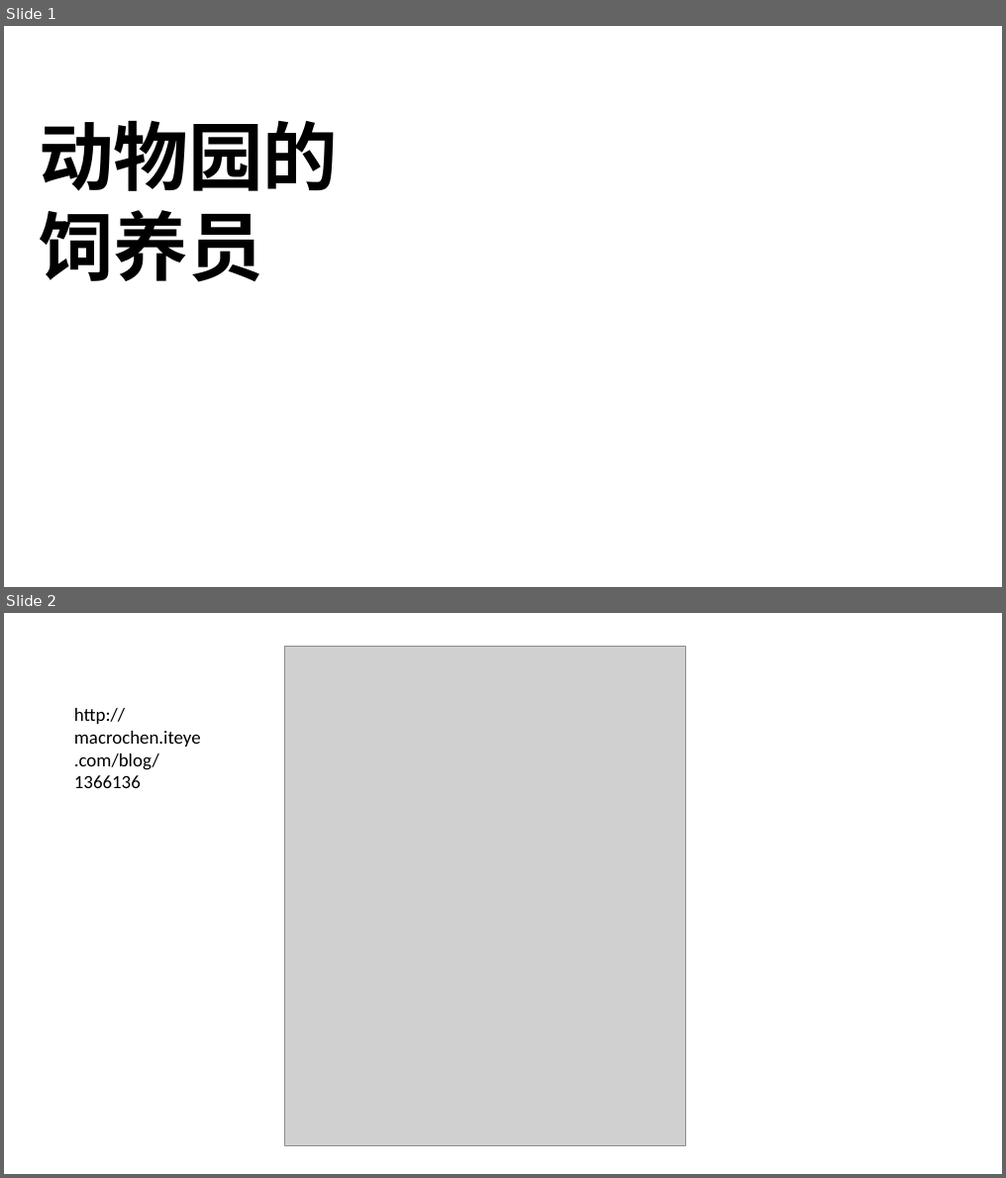
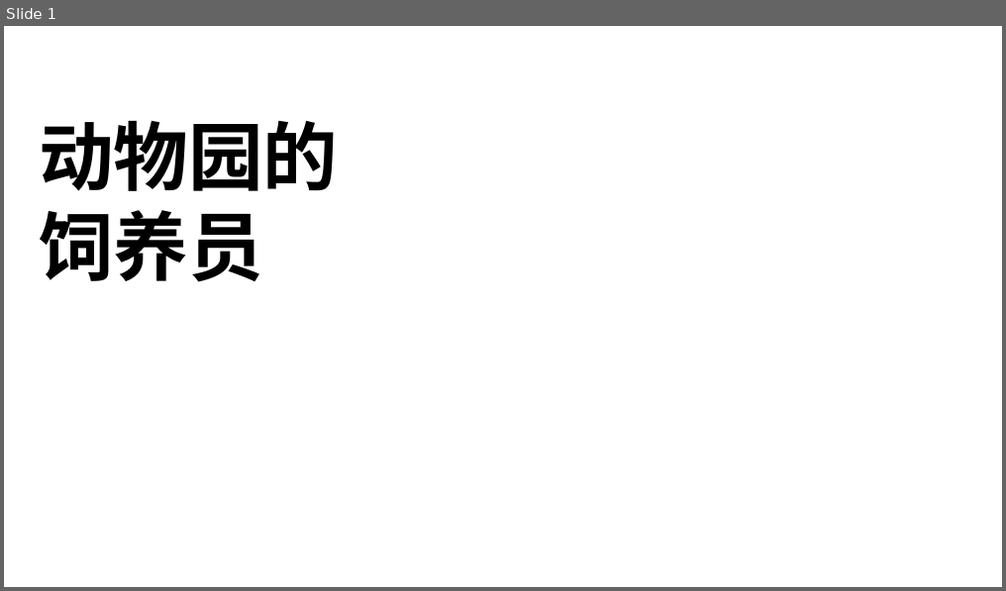
Before and after one commit to happyfucheng/JavaStudy, a slide deck: doc/zookeeper/zookeeper.pptx. Shown one above the other, each under a label of ours: slides 1 and 2 before the commit, slide 1 after it. The pictures are 1006x1178 and 1006x591 pixels, drawn with LibreOffice and Linux fonts; fonts in the diff are those of the drawing; grey boxes stand for pictures; background and template pictures are left out. Boxes give left, top, right and bottom in pixels: in the first picture for what was removed or moved away, otherwise in the second. Text is boxed around its words. In the diff, an @@ line names an element or a change of style, - is before the commit and + after.

```diff
--- a/doc/zookeeper/zookeeper.pptx
+++ b/doc/zookeeper/zookeeper.pptx
@@ slide 2 removed at [4, 613, 1002, 1174], background picture (left out) @@
@@ picture removed at [285, 646, 685, 1146] @@
@@ text removed at [74, 708, 201, 788] @@
-http://macrochen.iteye.com/blog/1366136
```
Also in this commit, not shown: 6 slides changed, 6 slides added, 2 other slides removed, 46 other files.
